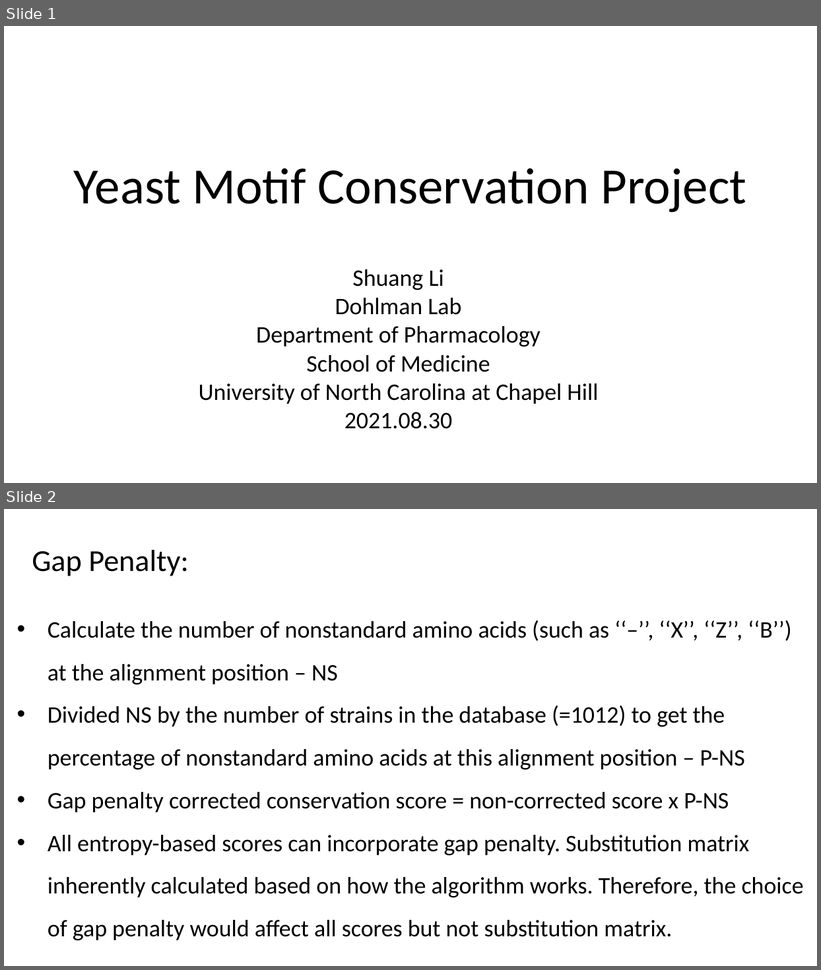
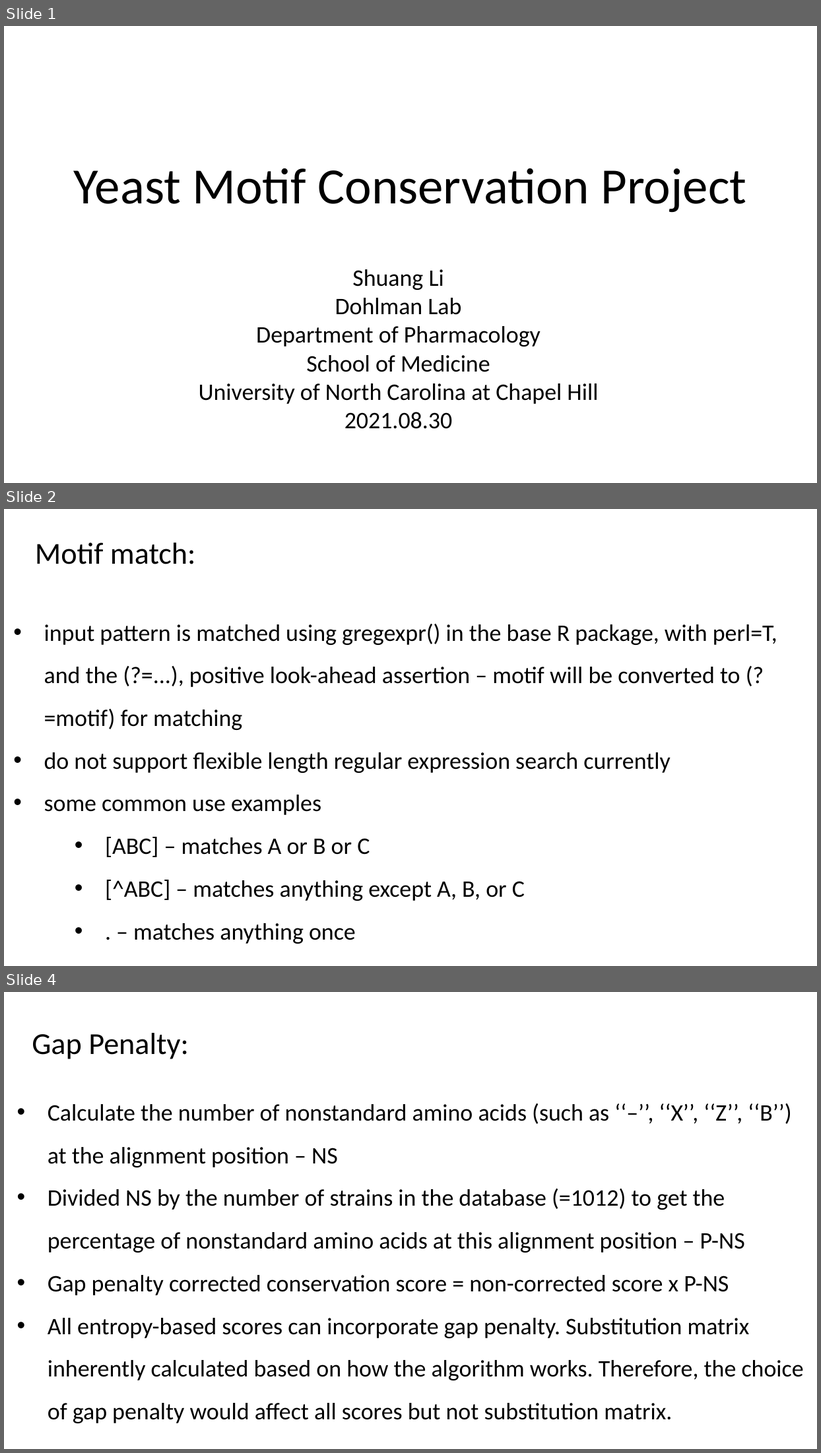
Before and after one commit to Shuang-Plum/YeastMotifConserv, a slide deck: www/YeastMotifConservationScore_SupportingInfo.pptx. Shown one above the other, each under a label of ours: slides 1 and 2 before the commit, slides 1, 2 and 4 after it; the slides between them are not shown. The pictures are 821x970 and 821x1453 pixels, drawn with LibreOffice and Linux fonts; fonts in the diff are those of the drawing. Boxes give left, top, right and bottom in pixels: in the first picture for what was removed or moved away, otherwise in the second. Text is boxed around its words. In the diff, an @@ line names an element or a change of style, - is before the commit and + after.

```diff
--- a/www/YeastMotifConservationScore_SupportingInfo.pptx
+++ b/www/YeastMotifConservationScore_SupportingInfo.pptx
@@ slide 2 added at (4,509,817,966), background #FFFFFF @@
@@ text added at (35,543,196,564), 36 pt, text #000000 @@
+Motif match:
@@ text added at (44,624,778,944), 28 pt, text #000000 @@
+• input pattern is matched using gregexpr() in the base R package, with perl=T, and the (?=...), positive look-ahead assertion – motif will be converted to (?=motif) for matching
+• do not support flexible length regular expression search currently
+• some common use examples
+    • [ABC] – matches A or B or C
+    • [^ABC] – matches anything except A, B, or C
+    • . – matches anything once
@@ what was slide 2 is now slide 4 @@
```
Also in this commit, not shown: 1 other slide added, 12 other files.
